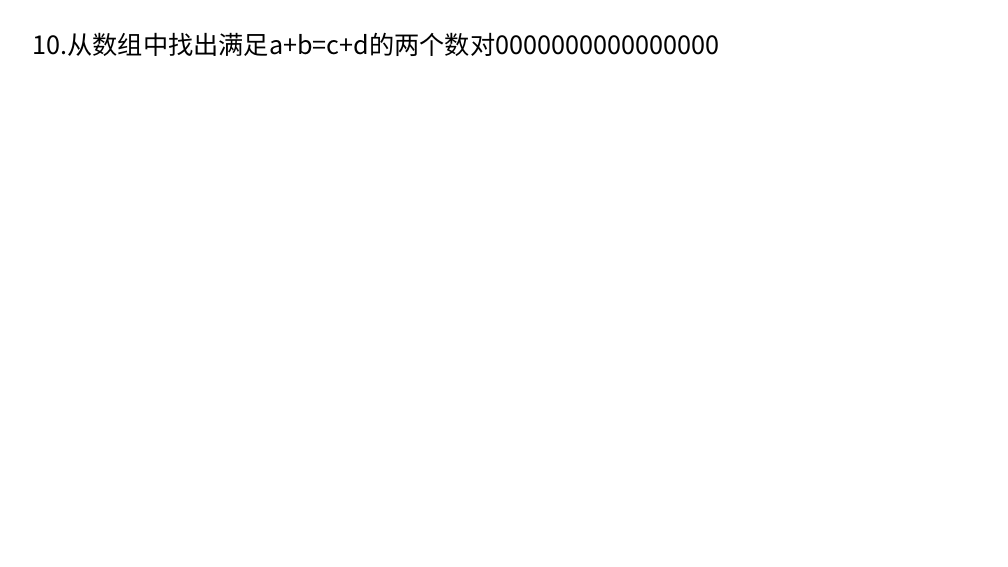
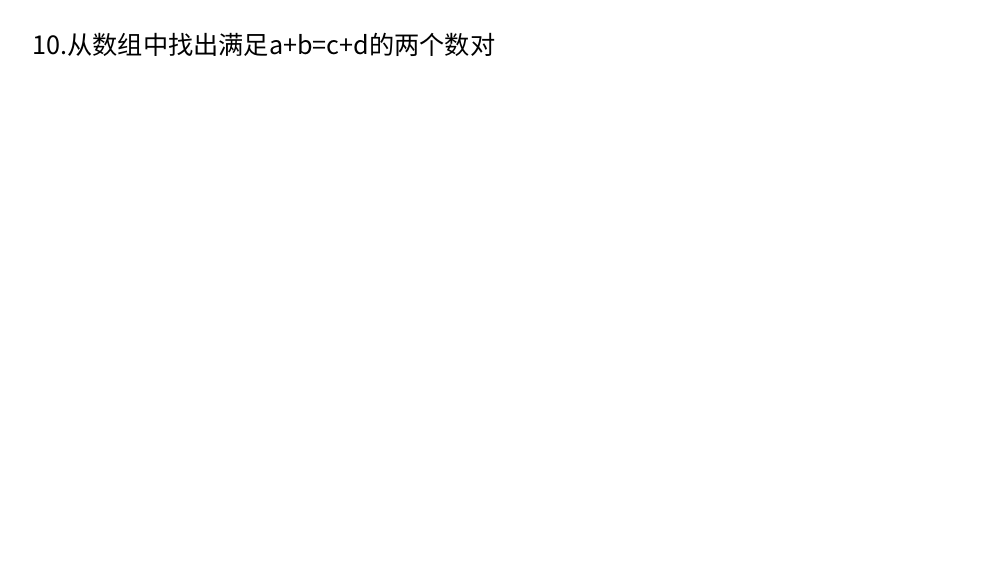
Before and after one commit to xiaojkql/Interview-Prepare, a slide deck: slide 22 of python程序员面试宝典.pptx. Drawn at 1008x567 pixels with LibreOffice and Linux fonts; fonts in the diff are those of the drawing. Boxes give left, top, right and bottom in pixels: in the first picture for what was removed or moved away, otherwise in the second. Text is boxed around its words. In the diff, an @@ line names an element or a change of style, - is before the commit and + after.

```diff
--- a/python程序员面试宝典.pptx
+++ b/python程序员面试宝典.pptx
@@ text at bbox=[33, 32, 496, 56]: text changed @@
-10.从数组中找出满足a+b=c+d的两个数对0000000000000000
+10.从数组中找出满足a+b=c+d的两个数对
```
Also in this commit, not shown: 15 slides added, 6 other files.
